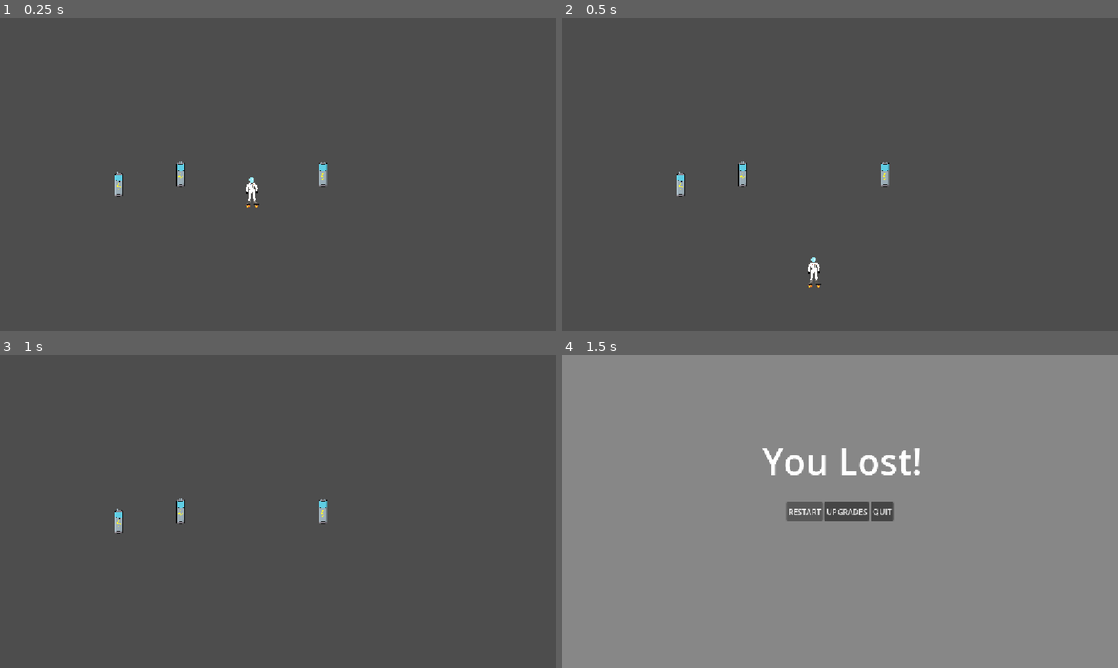
Above: before the commit, frames 1-4 (two rows, left to right).
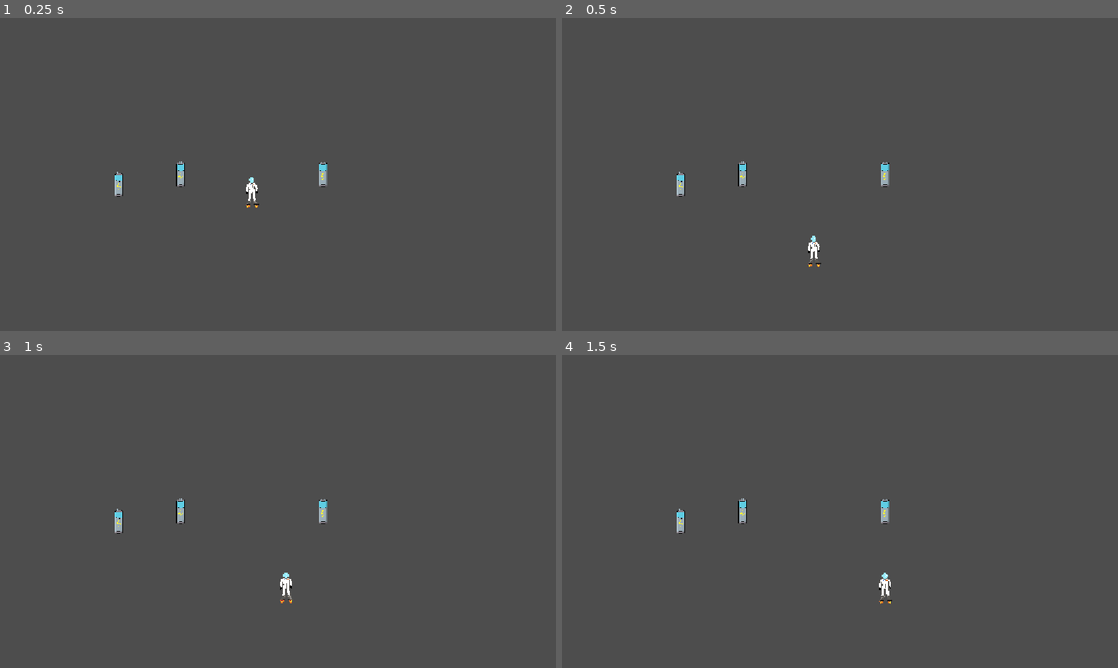
Above: after the commit, the same moments.

Repository: totallyastudentaccount/rpg
Game: Godot game, scene res://scene/computer/apps/spaceRPG/spaceRPG.tscn
Same seed, same stepped clock (60 frames per second), same inputs: the game is played once before the commit and once after it. This scene is started directly instead of the project's main scene.
Inputs (mouse positions are in pixels of both pictures, inside the frame that each line leads up to):
- Up to frame 1 (0.25 s): no input
- Up to frame 2 (0.5 s): no input
- Up to frame 3 (1 s): hold Right (ui_right) from 0.53 s (still down); tap E (interact) at 0.6 s; tap Up (ui_up) at 0.77 s
- Up to frame 4 (1.5 s): release Right (ui_right) at 1.25 s; click (806, 511) at 1.25 s, where only the run before the commit has a clickable "RESTART"

Frame 1 is identical in both runs. In frame 2, 0.2% of the frame differs, in the area x 44-47%, y 69-87%; in frame 3, 0.1%; in frame 4, 99%, in the area x 0-100%, y 0-100%.

Commit message:
Added World Boundaries

Diff:
--- a/scene/computer/apps/spaceRPG/spaceRPG.tscn
+++ b/scene/computer/apps/spaceRPG/spaceRPG.tscn
@@ -51,6 +51,9 @@
 		get_tree().change_scene_to_file(\"res://scene/computer/apps/spaceRPG/LevelWon.tscn\")
 "
 
+[sub_resource type="WorldBoundaryShape2D" id="WorldBoundaryShape2D_bm3lg"]
+distance = -493.0
+
 [node name="SpaceRpg" type="Node2D" unique_id=349912531]
 script = SubResource("GDScript_w8qno")
 
@@ -71,4 +74,9 @@
 position = Vector2(523, 306)
 wall_min_slide_angle = 0.0
 
+[node name="StaticBody2D" type="StaticBody2D" parent="." unique_id=503343916]
+
+[node name="CollisionShape2D" type="CollisionShape2D" parent="StaticBody2D" unique_id=888194974]
+shape = SubResource("WorldBoundaryShape2D_bm3lg")
+
 [node name="CanvasLayer" type="CanvasLayer" parent="." unique_id=1394667762]
